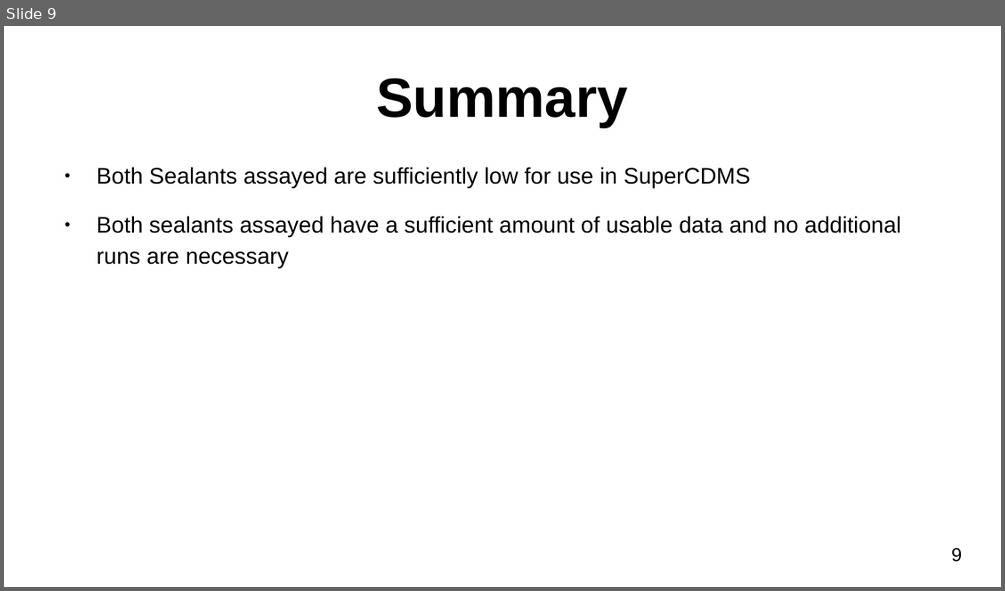
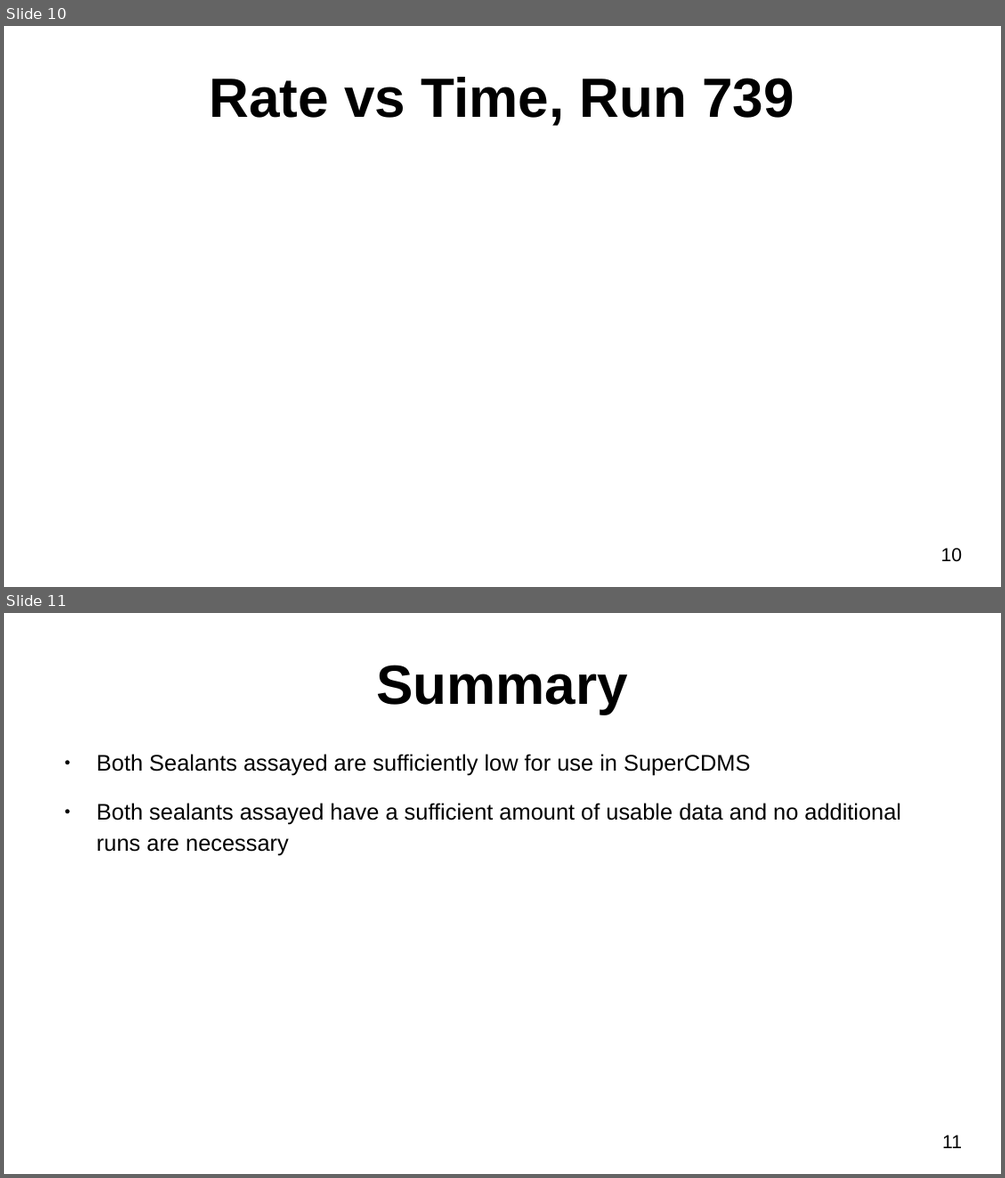
Before and after one commit to ryottmp3/radon, a slide deck: reports/GE_General_Purpose_Sealants_Report/GE_General_Purpose_Sealants_Report.odp. Shown one above the other, each under a label of ours: slide 9 before the commit, slides 10 and 11 after it. The pictures are 1005x591 and 1005x1178 pixels, drawn with LibreOffice and Linux fonts; fonts in the diff are those of the drawing. Boxes give left, top, right and bottom in pixels: in the first picture for what was removed or moved away, otherwise in the second. Text is boxed around its words. In the diff, an @@ line names an element or a change of style, - is before the commit and + after.

```diff
--- a/reports/GE_General_Purpose_Sealants_Report/GE_General_Purpose_Sealants_Report.odp
+++ b/reports/GE_General_Purpose_Sealants_Report/GE_General_Purpose_Sealants_Report.odp
@@ slide 10 added at <box>4,26,1001,587</box>, background #FFFFFF; not listed: 1 template element that a slide beside it also shows @@
@@ title added at <box>210,77,794,126</box>, 44 pt, text #000000, bold @@
+Rate vs Time, Run 739
@@ what was slide 9 is now slide 11 @@
@@ page number at <box>942,1135,962,1148</box>: text changed @@
-9
+11
```
Also in this commit, not shown: 8 other slides added, 30 other files.
